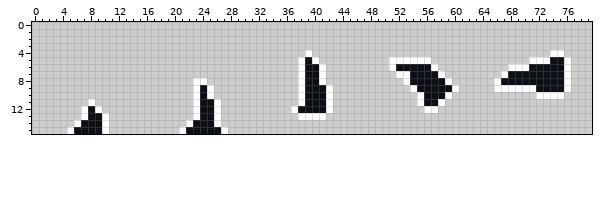
Two versions of one sprite sheet, Cannoon/Assets/Sprites/Enemies/Garms/Breaker/Spike Rising Anim.png. This is how it looked before the edit.
The file is 80x16 pixels.
The same view after the edit:
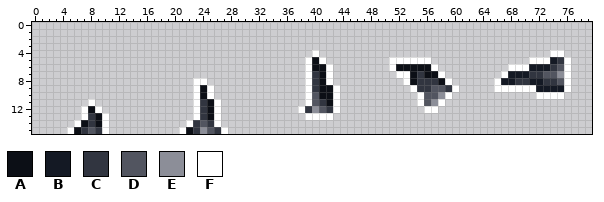
Palette (. is transparent): A #0c0f16  B #141924  C #313540  D #525560  E #8c8e98  F #ffffff
The edit:
Changed rows in their new state; - is an unchanged pixel.
first column x 7:
 4 --------------------------------.F-----------------------------------
 5 -------------------------------.FAF--------------------------------BC
 6 -------------------------------.F-AF----------------------------BBBCD
 7 -------------------------------.FCAF------------C------------BBBCCDDE
 8 -------------------------------.FCAF------------CCC---------BBCCBBCCD
 9 -------------------------------.FC-AF-----------CCDDC------------BBBB
10 -------------------------------.FD-AF------------DDE-----------------
11 -----------------C-------------.FDCAF------------DE------------------
12 -----------------C------------.FCEDCF--------------------------------
13 -C---------------C-------------.---F---------------------------------
14 -C--------------CDC--------------------------------------------------
15 CDC-------------CEDC-------------------------------------------------
Pixel boxes of the changes (left, top, right, bottom) in both pictures:
changed: (291, 50, 340, 120)
changed: (501, 57, 564, 92)
changed: (417, 71, 452, 106)
changed: (193, 99, 221, 134)
changed: (81, 113, 102, 134)
